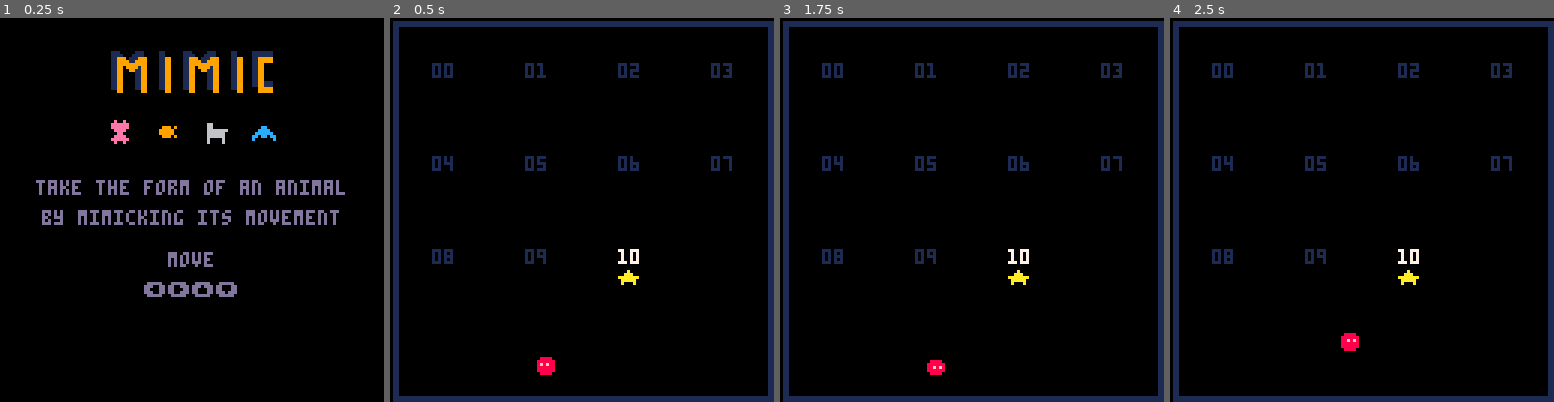
Above: before the commit, frames 1-4 (left to right).
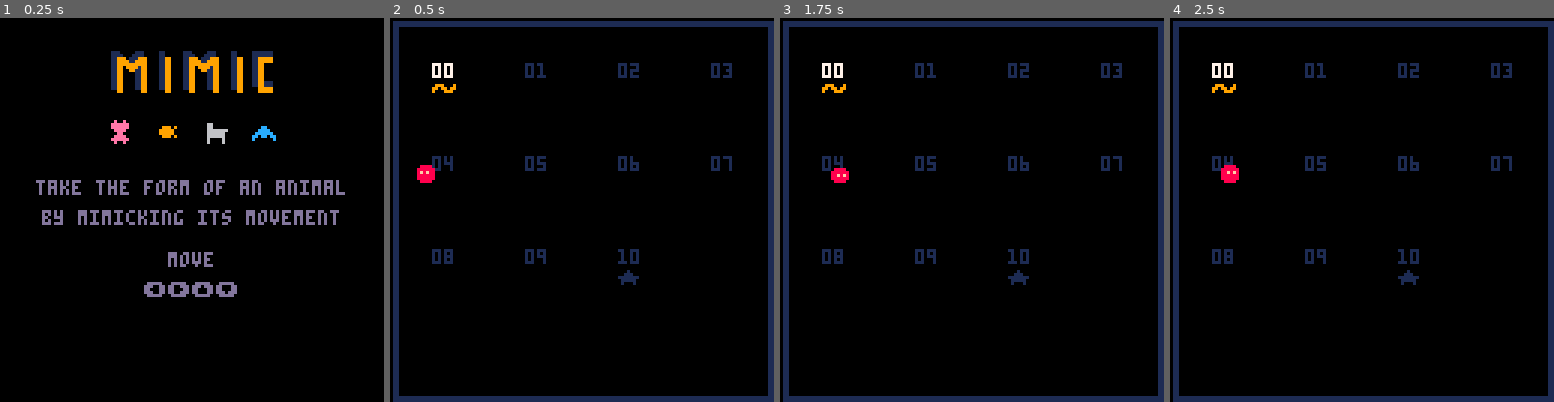
Above: after the commit, the same moments.

Repository: sourencho/mimic
Game: PICO-8 cartridge mimic.p8
Same seed, same stepped clock (60 frames per second), same inputs: the game is played once before the commit and once after it.
Inputs:
- Up to frame 1 (0.25 s): no input
- Up to frame 2 (0.5 s): tap X (X key) at 0.33 s
- Up to frame 3 (1.75 s): tap O (Z key) at 0.7, 1.7 s; tap X (X key) at 1.07 s; hold Right from 1.6 s (still down)
- Up to frame 4 (2.5 s): tap X (X key) at 1.85 s; release Right at 2.1 s; tap O (Z key) at 2.1 s; hold Up 2.15-2.42 s; hold Right from 2.47 s (still down)

Frame 1 is identical in both runs. In frame 2, 0.9% of the frame differs, in the area x 7-65%, y 11-93%; in frame 3, 0.8%; in frame 4, 0.9%.

Commit message:
Fix diagonal movement bug

Diff:
--- a/mimic.p8
+++ b/mimic.p8
@@ -7,7 +7,7 @@
 -- DATA
 
 -- SETTINGS
-start_level = 10
+start_level = 0
 
 slow_speed = 20 -- the larger the slower the npcs move
 tile_slow_speed = 2 -- the larger the slower the tiles animate
@@ -145,6 +145,7 @@
 player_sfx.move[rock_small]=4
 player_sfx.move[water]=5
 player_sfx.move[cloud]=16
+player_sfx.move[cloud_small]=16
 player_sfx.transform=2
 die_sfx=8
 change_pattern_sfx = 10
@@ -639,6 +640,9 @@
             -- noop
         end
     end
+
+    -- prevent diagonal movement
+    if (pl.dx != 0) pl.dy = 0
 end
 
 function reset_player_pattern()
Not shown, changed: export/mimic.js
Not shown, changed: export/mimic.p8.png
Not shown, changed: export/mimic.png
